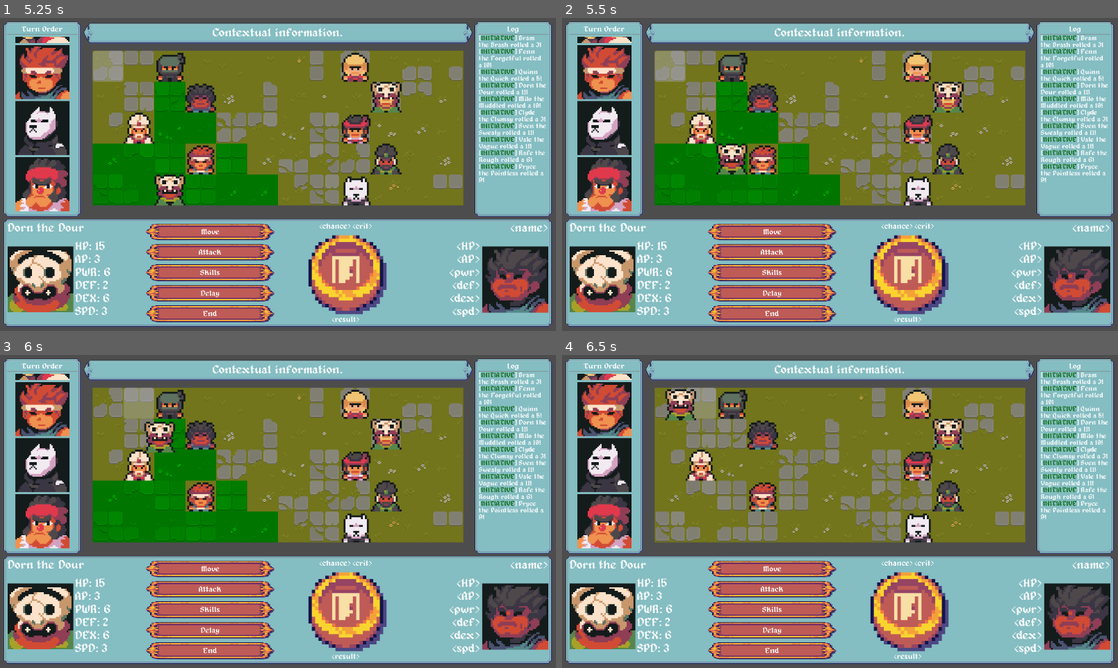
Above: before the commit, frames 1-4 (two rows, left to right).
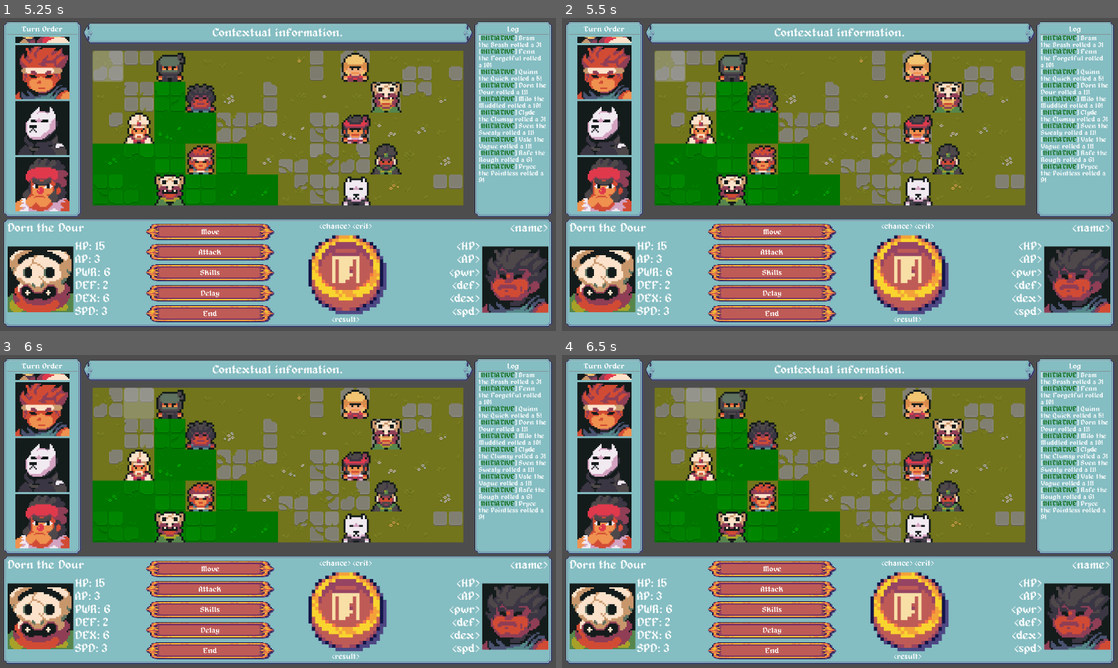
Above: after the commit, the same moments.

Repository: TheOnliestMattastic/Battle-Tactics-Arena
Game: Godot game, scene res://scenes/game.tscn
Same seed, same stepped clock (60 frames per second), same inputs: the game is played once before the commit and once after it.
Inputs (mouse positions are in pixels of both pictures, inside the frame that each line leads up to):
- Up to frame 1 (5.25 s): click (211, 230) at 0.5 s; click (211, 252) at 1.25 s; click (211, 271) at 2 s; click (211, 293) at 2.75 s; click (211, 315) at 3.5 s; click (344, 271) at 4.25 s; click (105, 64) at 5 s
- Up to frame 2 (5.5 s): no input
- Up to frame 3 (6 s): click (139, 401) at 5.75 s
- Up to frame 4 (6.5 s): no input

Frame 1 is identical in both runs. In frame 2, 1.0% of the frame differs, in the area x 27-34%, y 40-60%; in frame 3, 1.0%; in frame 4, 7.7%, in the area x 16-50%, y 10-60%.

Commit message:
Reconfigured GridManager to handle cell highlighting.

Diff:
--- a/scenes/game.tscn
+++ b/scenes/game.tscn
@@ -905,7 +905,6 @@
 scale = Vector2(4, 4)
 data = ExtResource("15_bt5mj")
 
-[connection signal="actor_moved" from="." to="UI/GridMap" method="_on_game_actor_moved"]
 [connection signal="move_mode" from="UI" to="UI/GridMap" method="_on_ui_move_mode"]
 [connection signal="pressed" from="UI/HUD/baseBox/bottomPanel/innerMargin/contentBox/ActionMenu/actionMenu/moveButton" to="UI" method="_on_move_button_pressed"]
 [connection signal="cell_pressed" from="UI/GridMap" to="." method="_on_grid_map_cell_pressed"]
--- a/scripts/managers/display_manager.gd
+++ b/scripts/managers/display_manager.gd
@@ -74,12 +74,12 @@
 var reachable = {}
 func _on_move_button_pressed() -> void:
 	# toggle move mode then exit if false
-	game_master.is_moving = !game_master.is_moving
+	game_master.toggle_movement_mode()
 	var actor = Manifest.queue[0]
 	var start_pos = Vector2i(actor.position / GameMaster.CELL_SIZE)
 
 	# clear highlights if not in move mode
-	if not game_master.is_moving:
+	if not game_master.current_state == GameMaster.State.MOVEMENT:
 		grid_manager.toggle_obstacle(start_pos, true)
 		var grid = grid_manager.grid
 		for cell in grid:
--- a/scripts/managers/game_master.gd
+++ b/scripts/managers/game_master.gd
@@ -6,9 +6,12 @@
 const CELL_SIZE: Vector2 = Vector2(64, 64)
 
 # === States ===
-var is_moving: bool = false
-var is_attacking: bool = false
-var is_game_over: bool = false
+enum State {
+	IDLE,
+	MOVEMENT,
+	ATTACK,
+	ABILITY
+}
 
 # === Mangers ===
 @onready var display_manager: DisplayManager = %UI
@@ -36,17 +39,38 @@
 			display_manager.display_target(combatant)
 
 # === Move Actor ===
-signal actor_moved()
+var current_state: State = State.IDLE
 func _on_grid_map_cell_pressed(coords: Vector2i) -> void:
-	if not is_moving: return # exit if not in moving mode
-	var active_actor = Manifest.queue[0]
-	var start_pos = Vector2i(active_actor.position / CELL_SIZE)
-	var path = grid_manager.find_path(start_pos, coords)
-	for cell in path:
-		var target = Vector2(cell * 64)
-		var tween = create_tween()
-		tween.tween_property(active_actor, "position", target, 0.2) # move along path
-		await tween.finished
-	grid_manager.toggle_obstacle(coords, true) # set new position as unwalkable
-	is_moving = false # exit moving mode
-	actor_moved.emit()
+	match current_state:
+		State.IDLE:
+			print('No action selected')
+
+		State.MOVEMENT:
+			# setup
+			var active_actor = Manifest.queue[0]
+			var start_pos = Vector2i(active_actor.position / CELL_SIZE)
+			var path = grid_manager.find_path(start_pos, coords)
+			var spd = active_actor.data.spd
+
+			# exit if out of range
+			if (path.size() - 1) > spd: return print("Too far...")
+
+			# move actor
+			for cell in path:
+				var target = Vector2(cell * 64)
+				var tween = create_tween()
+				tween.tween_property(active_actor, "position", target, 0.2) # move along path
+				await tween.finished
+			grid_manager.toggle_obstacle(coords, true) # set new position as unwalkable
+			grid_manager.clear_highlights()
+			current_state = State.IDLE
+
+		_:
+			print("[I AM ERROR] Unknown state")
+
+# === Utils ===
+func toggle_movement_mode() -> void:
+	if current_state == State.MOVEMENT:
+		current_state = State.IDLE
+	else:
+		current_state = State.MOVEMENT
--- a/scripts/managers/grid_manager.gd
+++ b/scripts/managers/grid_manager.gd
@@ -8,17 +8,6 @@
 var cell_size: Vector2i = GameMaster.CELL_SIZE
 var astar := AStarGrid2D.new()
 var grid: Dictionary = {}
-
-# Pass cell signal to Game Master
-signal cell_pressed(coords: Vector2)
-func _on_cell_pressed(coords: Vector2):
-	cell_pressed.emit(coords)
-
-func toggle_obstacle(coords: Vector2, is_solid: bool):
-	astar.set_point_solid(coords, is_solid)
-
-func find_path(start: Vector2, end: Vector2) -> Array:
-	return astar.get_id_path(start, end)
 
 func _init():
 	astar.region = Rect2i(Vector2i.ZERO, grid_size)
@@ -33,13 +22,25 @@
 		cell.cell_pressed.connect(_on_cell_pressed) # Connect to cell signals
 		randomize_tile(cell)
 
-		# add cell to dictionary
+		# calculate cell coords and add them to the dictionary
 		var x = i % grid_size.x
 		var y = i / grid_size.x
 		var coords = Vector2i(x,y)
 		grid[coords] = cell
 
-# === Select Random Tile from Tilesheet ===
+# === Pass Cell Signal to GameMaster ===
+signal cell_pressed(coords: Vector2)
+func _on_cell_pressed(coords: Vector2):
+	cell_pressed.emit(coords)
+
+# === Highlight Movement Range ===
+func _on_ui_move_mode(tiles: Dictionary) -> void:
+	for walkable in tiles:
+		if tiles[walkable] == true:
+			grid[walkable].modulate = Color(0.0, 1.0, 0.0, 1.0)
+
+# === Utils ===
+# Select Random Tile from Tilesheet
 func randomize_tile(tile):
 	var tile_size = Cell.SIZE
 	var sheet_cols = tilesheet.get_width() / tile_size.x
@@ -50,13 +51,15 @@
 	if tile.has_method("set_tile"):
 		tile.set_tile(tilesheet, tile_size, random_tile_coords)
 
-# === Highlight Movement Range ===
-func _on_ui_move_mode(tiles: Dictionary) -> void:
-	for walkable in tiles:
-		if tiles[walkable] == true:
-			grid[walkable].modulate = Color(0.0, 1.0, 0.0, 1.0)
+# Mark cell as unwalkable
+func toggle_obstacle(coords: Vector2, is_solid: bool):
+	astar.set_point_solid(coords, is_solid)
 
-# === Remove Movement Range Highlight ===
-func _on_game_actor_moved() -> void:
+# Pathfinding
+func find_path(start: Vector2, end: Vector2) -> Array:
+	return astar.get_id_path(start, end)
+
+# Clear highlights
+func clear_highlights() -> void:
 	for cell in grid:
 		grid[cell].modulate = Color(1, 1, 1, 1)
